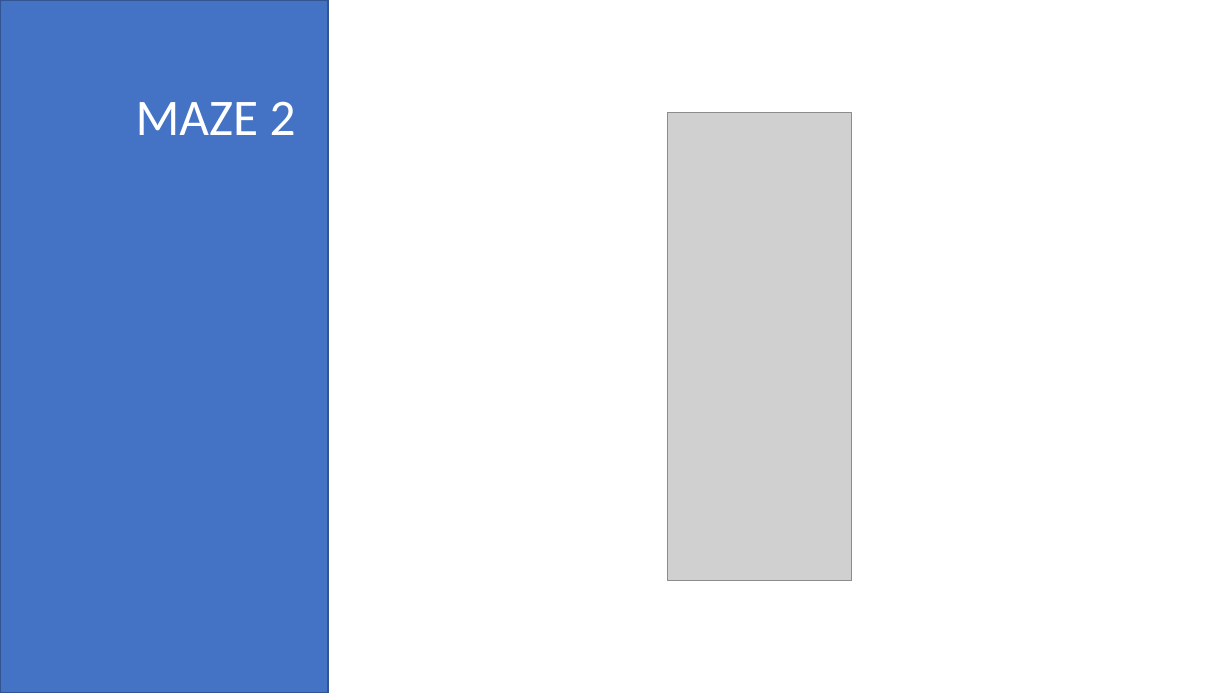
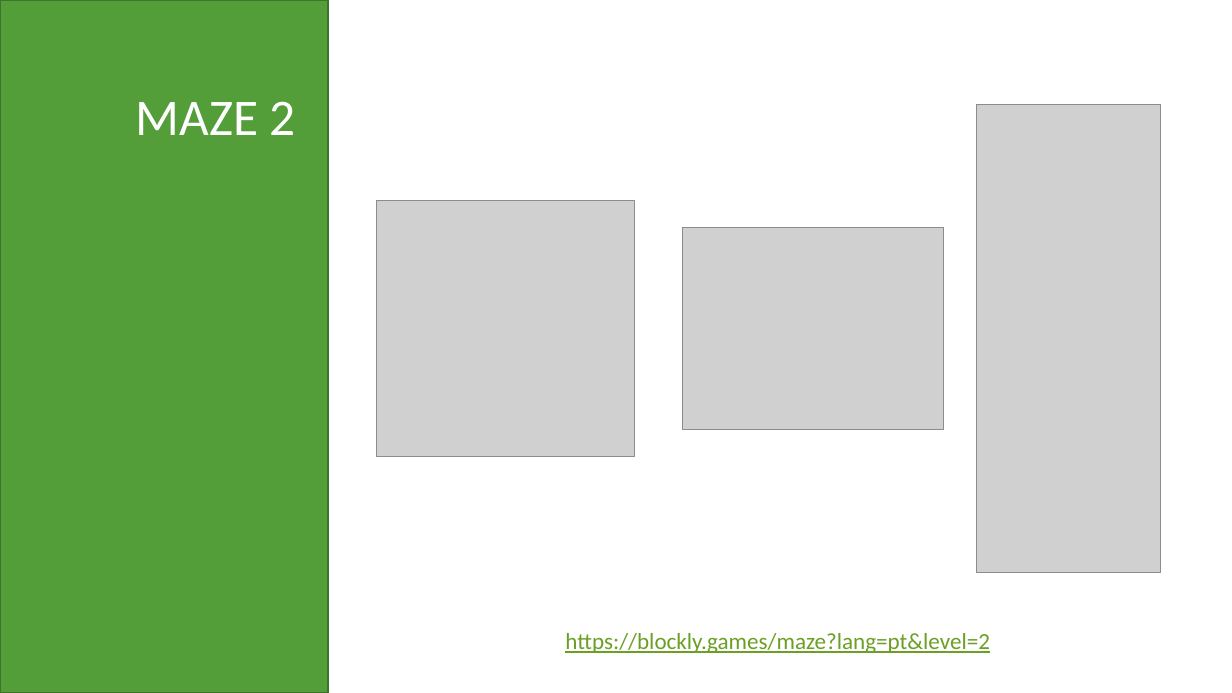
Before and after one commit to EPSM-INF-2022-2025/LP, a slide deck: slide 13 of Algoritmos.pptx (slide 7 before the commit). Drawn at 1232x693 pixels with LibreOffice and Linux fonts; fonts in the diff are those of the drawing; grey boxes stand for pictures. Boxes give left, top, right and bottom in pixels: in the first picture for what was removed or moved away, otherwise in the second. Text is boxed around its words. In the diff, an @@ line names an element or a change of style, - is before the commit and + after.

```diff
--- a/Algoritmos.pptx
+++ b/Algoritmos.pptx
@@ rectangle at (x1=0, y1=0, x2=328, y2=693): fill #4472C4 to #549E39; outline #325491 1 pt to #3E752A 1 pt @@
@@ picture moved from (x1=668, y1=112, x2=852, y2=580) to (x1=977, y1=104, x2=1161, y2=573) @@
@@ picture added at (x1=376, y1=201, x2=634, y2=457) @@
@@ picture added at (x1=682, y1=227, x2=944, y2=430) @@
@@ text added at (x1=565, y1=633, x2=990, y2=653), 18 pt, text #6B9F25, underline @@
+https://blockly.games/maze?lang=pt&level=2
```
Also in this commit, not shown: 5 other slides changed, 24 slides added, 5 slides removed, 1 other file.
